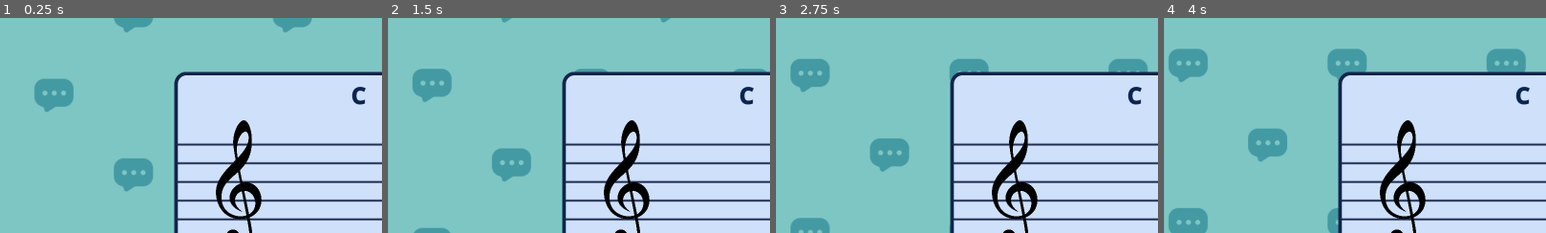
Above: before the commit, frames 1-4 (left to right).
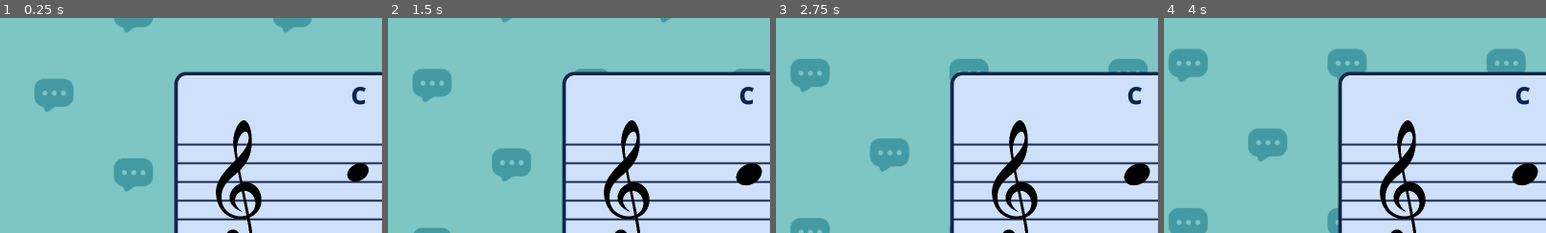
Above: after the commit, the same moments.

Repository: jonathanngkh/lofi-layers
Game: Godot game, scene res://CMajorScaleLevelOne.tscn
Same seed, same stepped clock (60 frames per second), same inputs: the game is played once before the commit and once after it. The project has no main scene, so this scene is started directly.
Inputs (mouse positions are % of the whole screen's width and height, from its top left):
- Up to frame 1 (0.25 s): no input
- Up to frame 2 (1.5 s): move the mouse to (72, 45) at 0.52 s; hold 1 0.53-1.25 s; click (72, 45) at 0.67 s; tap 2 at 0.8 s; drag from (30, 55) to (45, 70) at 1.27 s
- Up to frame 3 (2.75 s): tap Enter at 2 s; move the mouse to (60, 28) at 2.02 s; hold 1 from 2.03 s (still down); click (60, 28) at 2.17 s; tap 2 at 2.3 s
- Up to frame 4 (4 s): release 1 at 2.75 s; drag from (45, 70) to (20, 35) at 2.77 s; move the mouse to (80, 65) at 3.52 s; hold 1 from 3.53 s (still down); click (80, 65) at 3.67 s; tap 2 at 3.8 s
The pictures show only the part of the screen within x 3-53%, y 0-50%; the shares and areas given below are measured in that part.

The runs differ from the first frame. In frame 1, 0.4% of the frame differs, in the area x 90-97%, y 67-76%; in frame 2, 0.5%, in the area x 91-98%, y 67-78%; in frame 3, 0.5%; in frame 4, 0.5%.

Commit message:
simple responding C note to 1 and 2

Diff:
--- /dev/null
+++ b/CMajorScaleLevelOne.gd
@@ -0,0 +1,26 @@
+extends Control
+
+@onready var midi_listener: Control = $MidiListener
+@onready var note_head: TextureRect = $TextBox/Staff/NoteHead
+
+
+# Called when the node enters the scene tree for the first time.
+func _ready() -> void:
+	midi_listener.connect("note_on", _on_midi_listener_note_on)
+	midi_listener.connect("note_off", _on_midi_listener_note_off)
+	note_head.modulate = "00bf4b"
+
+
+# Called every frame. 'delta' is the elapsed time since the previous frame.
+func _process(delta: float) -> void:
+	pass
+
+
+func _on_midi_listener_note_on(note_played: int) -> void:
+	#note_head.modulate = "00bf4b"
+	note_head.scale = Vector2(1.2, 1.2)
+
+
+func _on_midi_listener_note_off(note_released: int) -> void:
+	#note_head.modulate = "ffffff"
+	note_head.scale = Vector2(1.0, 1.0)
--- a/CMajorScaleLevelOne.tscn
+++ b/CMajorScaleLevelOne.tscn
@@ -1,7 +1,8 @@
-[gd_scene load_steps=11 format=3 uid="uid://boicx6ptu4ixi"]
+[gd_scene load_steps=13 format=3 uid="uid://boicx6ptu4ixi"]
 
 [ext_resource type="Theme" uid="uid://bhk78dvw2v8ao" path="res://assets/themes/main_theme.tres" id="1_kywhn"]
 [ext_resource type="PackedScene" uid="uid://c1tsspqyui758" path="res://midi_listener.tscn" id="1_ue8xs"]
+[ext_resource type="Script" path="res://CMajorScaleLevelOne.gd" id="2_7ou3x"]
 [ext_resource type="Shader" path="res://assets/background/sliding_background.gdshader" id="2_mwxum"]
 [ext_resource type="Texture2D" uid="uid://8vbd1upbqxks" path="res://assets/background/bubble_pattern.png" id="3_gxlps"]
 [ext_resource type="Texture2D" uid="uid://behgjeiqg5ojl" path="res://assets/characters/pink.png" id="4_hhiak"]
@@ -9,6 +10,7 @@
 [ext_resource type="Texture2D" uid="uid://c764sj6i7ua68" path="res://assets/music theory/staff lines.png" id="7_xkw4a"]
 [ext_resource type="Texture2D" uid="uid://dw2wbv5llap1p" path="res://assets/music theory/treble clef.png" id="8_2fvjo"]
 [ext_resource type="Texture2D" uid="uid://c8vub0d8x46h0" path="res://assets/music theory/piano.png" id="8_idyi8"]
+[ext_resource type="Texture2D" uid="uid://cxuswpdv6d13l" path="res://assets/music theory/note head.png" id="9_x5cv7"]
 
 [sub_resource type="ShaderMaterial" id="ShaderMaterial_3ay7s"]
 shader = ExtResource("2_mwxum")
@@ -25,6 +27,7 @@
 grow_horizontal = 2
 grow_vertical = 2
 theme = ExtResource("1_kywhn")
+script = ExtResource("2_7ou3x")
 metadata/_edit_vertical_guides_ = [1280.0]
 
 [node name="MidiListener" parent="." instance=ExtResource("1_ue8xs")]
@@ -92,7 +95,7 @@
 texture = ExtResource("7_xkw4a")
 expand_mode = 1
 
-[node name="TextureRect" type="TextureRect" parent="TextBox/Staff"]
+[node name="TrebleClef" type="TextureRect" parent="TextBox/Staff"]
 layout_mode = 1
 anchors_preset = -1
 anchor_left = 0.064
@@ -109,7 +112,24 @@
 expand_mode = 1
 stretch_mode = 4
 
-[node name="TextureRect" type="TextureRect" parent="."]
+[node name="NoteHead" type="TextureRect" parent="TextBox/Staff"]
+layout_mode = 1
+anchors_preset = -1
+anchor_left = 0.064
+anchor_top = 0.123
+anchor_right = 0.064
+anchor_bottom = 0.123
+offset_left = 485.152
+offset_top = 154.002
+offset_right = 589.152
+offset_bottom = 230.002
+grow_horizontal = 2
+grow_vertical = 2
+texture = ExtResource("9_x5cv7")
+expand_mode = 1
+stretch_mode = 4
+
+[node name="Piano" type="TextureRect" parent="."]
 layout_mode = 1
 anchors_preset = 15
 anchor_right = 1.0
--- /dev/null
+++ b/game.tscn
@@ -0,0 +1,9 @@
+[gd_scene load_steps=2 format=3 uid="uid://c21uvl5iijdfj"]
+
+[ext_resource type="PackedScene" uid="uid://boicx6ptu4ixi" path="res://CMajorScaleLevelOne.tscn" id="1_stp82"]
+
+[node name="Game" type="Node2D"]
+
+[node name="CanvasLayer" type="CanvasLayer" parent="."]
+
+[node name="CMajorScaleLevelOne" parent="CanvasLayer" instance=ExtResource("1_stp82")]
--- a/midi_listener.gd
+++ b/midi_listener.gd
@@ -11,6 +11,9 @@
 
 extends Control
 
+signal note_on(note_played)
+signal note_off(note_released)
+
 var midi_dictionary: Dictionary = MusicTheoryDB.PITCHES
 #@export var required_notes: MusicSegment = generate_music_segment(C_MAJOR_SCALE)
 # where musicsegment is a class which is an array of notes and pace
@@ -20,7 +23,7 @@
 func _ready() -> void:
 	OS.open_midi_inputs()
 	print(OS.get_connected_midi_inputs())
-	print(midi_dictionary)
+	#print(midi_dictionary)
 
 
 
@@ -32,8 +35,16 @@
 	if event is InputEventMIDI:
 		if event.message == MIDI_MESSAGE_NOTE_ON:
 			print(midi_dictionary[event.pitch] + " on")
+			emit_signal("note_on", event.pitch)
 		if event.message == MIDI_MESSAGE_NOTE_OFF:
 			print(midi_dictionary[event.pitch] + " off")
+			emit_signal("note_off", event.pitch)
+	if Input.is_key_pressed(KEY_1):
+		print('1')
+		emit_signal("note_on", 60)
+	if Input.is_key_pressed(KEY_2):
+		emit_signal("note_off", 61)
+		print('2')
 
 
 func _print_midi_info(midi_event: InputEventMIDI):
Binary file added: assets/music theory/note head.png
Not shown, added: assets/music theory/note head.png.import
